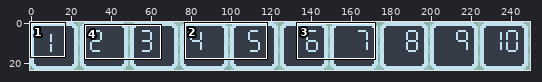
Two versions of one pixel-art file, Art/numbers.aseprite. The first picture is a wide view before the edit; the outline marks the close-up.
Close-up. Before the commit:
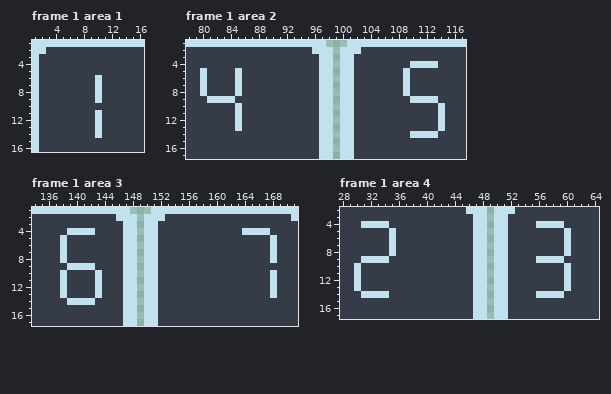
250x24 pixels, 2 frames. Shown: frame 1 area 1: x 1..16, y 1..16; frame 1 area 2: x 78..117, y 1..17; frame 1 area 3: x 134..171, y 1..17; frame 1 area 4: x 28..64, y 2..17. The commit also changed other frames or places, which this record leaves out.
The same view after the edit:
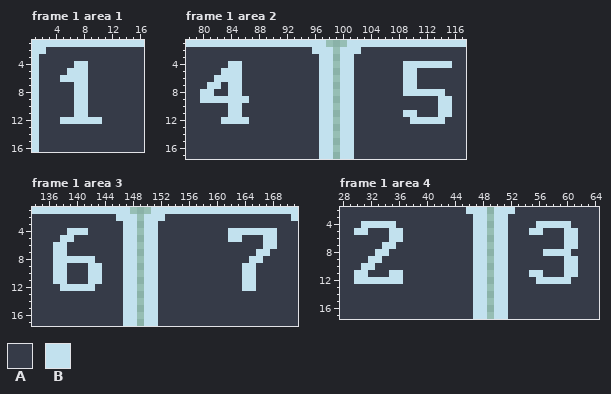
Palette (. is transparent): A #363b48  B #c2e1ee
Diff:
Frame 1 area 1, layer "Layer 2":
The author changed colour B to colour A in rows 6 to 9 at x 10; in row 11 at x 10; in rows 13 to 14 at x 10.
The author changed colour A to colour B in row 4 at x 7 to 8; in row 5 at x 6 to 8; in row 6 at x 5 to 8; in rows 7 to 11 at x 7 to 8; in row 12 at x 5 to 9.
Frame 1 area 2, layer "Layer 2":
The author changed colour B to colour A in rows 5 to 7 at x 80; in row 9 at x 110 to 113; in row 13 at x 85 and 114; in row 14 at x 110 to 113.
The author changed colour A to colour B in row 4 at x 84 to 85, 109 and 114 to 115; in row 5 at x 83 to 84 and 110; in row 6 at x 82 to 84 and 110; in row 7 at x 81 to 82, 84 and 110; in row 8 at x 81, 84 and 110 to 114; in row 9 at x 80, 85 to 86 and 114 to 115.
The author changed colour A to colour B in row 10 at x 84 and 115; in row 11 at x 84, 109 to 110 and 115; in row 12 at x 83 to 84, 86 and 110 to 113.
Frame 1 area 3, layer "Layer 2":
The author changed colour B to colour A in row 4 at x 142; in rows 7 to 8 at x 168; in row 9 at x 139 to 141; in rows 10 to 11 at x 168; in row 12 at x 143 and 168; in row 13 at x 138, 143 and 168.
The author changed colour B to colour A in row 14 at x 139 to 142.
The author changed colour A to colour B in row 4 at x 162 to 163 and 168; in row 5 at x 139, 162 to 163 and 167; in row 6 at x 137 and 167; in row 7 at x 137 and 166 to 167; in row 8 at x 137, 139 to 142 and 165 to 166; in row 9 at x 137 to 138, 143 and 164 to 165.
The author changed colour A to colour B in rows 10 to 11 at x 137, 142 and 164 to 165; in row 12 at x 139 to 142 and 164 to 165.
Frame 1 area 4, layer "Layer 2":
The author changed colour B to colour A in row 8 at x 35; in row 9 at x 31, 34 and 56 to 59; in row 10 at x 30; in row 13 at x 30 and 60; in row 14 at x 31 to 34 and 56 to 59.
The author changed colour A to colour B in row 4 at x 35 and 60; in row 5 at x 30 to 31, 36, 55 to 56 and 61; in row 6 at x 36 and 61; in row 7 at x 34 and 61; in row 8 at x 33 to 34 and 57 to 59; in row 9 at x 60 to 61.
The author changed colour A to colour B in row 10 at x 31 to 32 and 61; in row 11 at x 31, 35 to 36, 55 to 56 and 61; in row 12 at x 31 to 36 and 56 to 59.
